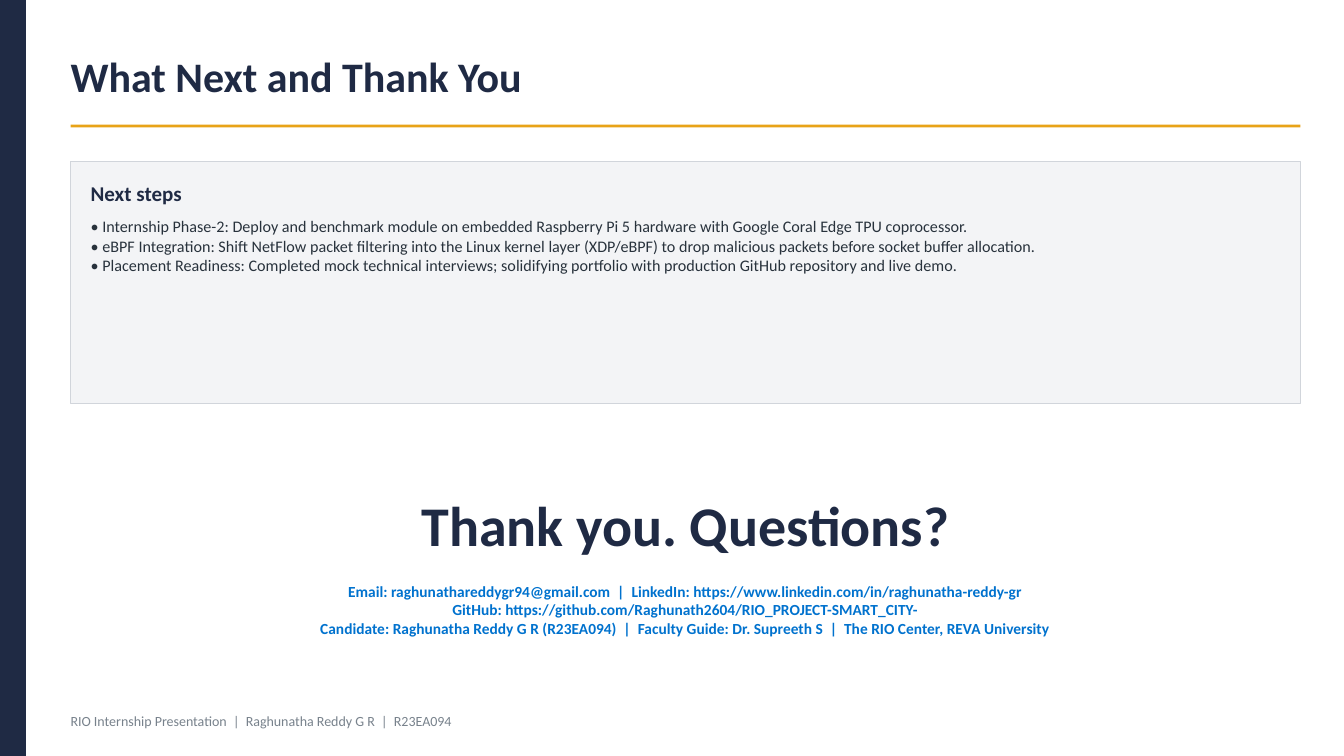
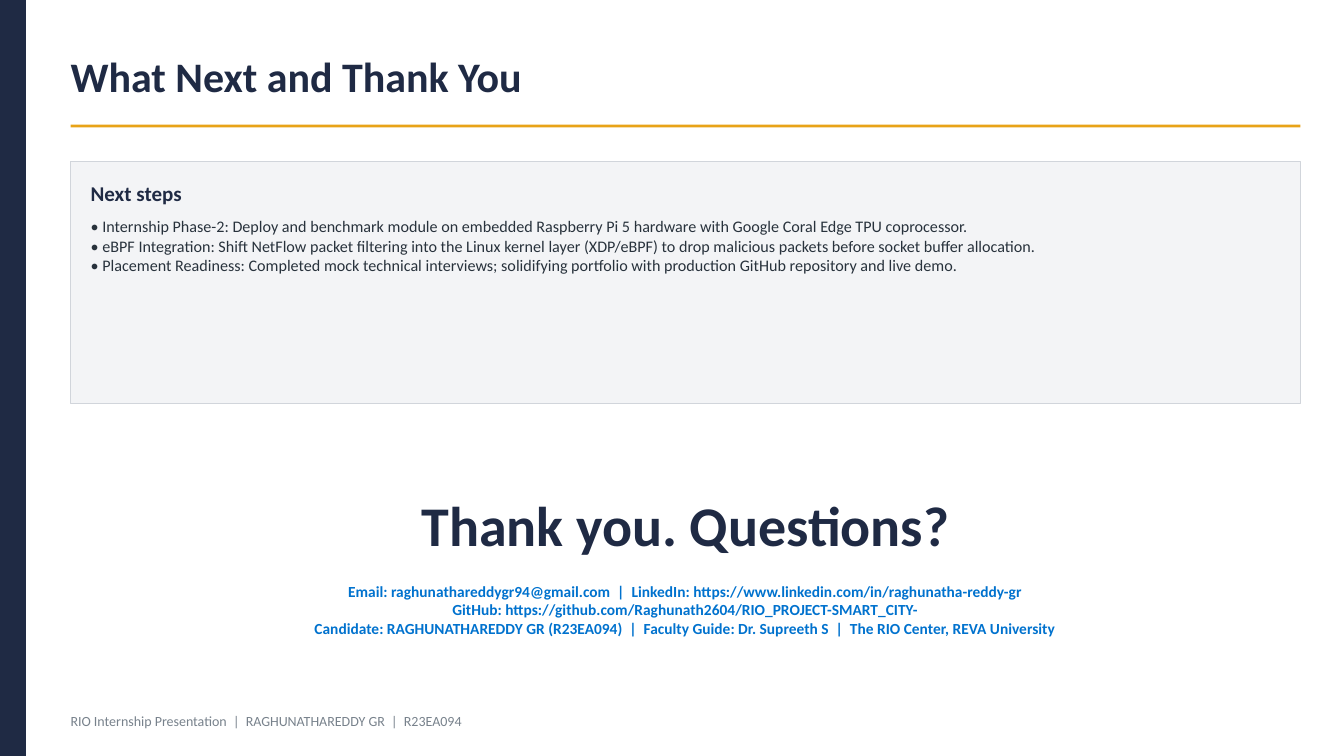
Before and after one commit to Raghunath2604/RIO_PROJECT-SMART_CITY-, a slide deck: slide 8 of docs/RIO_Internship_Presentation_R23EA094.pptx. Drawn at 1344x756 pixels with LibreOffice and Linux fonts; fonts in the diff are those of the drawing. Boxes give left, top, right and bottom in pixels: in the first picture for what was removed or moved away, otherwise in the second. Text is boxed around its words. In the diff, an @@ line names an element or a change of style, - is before the commit and + after.

Commit message:
docs: update candidate details to RAGHUNATHAREDDY GR, 7TH SEM, B.Tech CSE (AIML)

```diff
--- a/docs/RIO_Internship_Presentation_R23EA094.pptx
+++ b/docs/RIO_Internship_Presentation_R23EA094.pptx
@@ text at [314,586,1055,637]: text changed @@
-Email: raghunathareddygr94@gmail.com | LinkedIn: https://www.linkedin.com/in/raghunatha-reddy-gr
-GitHub: https://github.com/Raghunath2604/RIO_PROJECT-SMART_CITY-
-Candidate: Raghunatha Reddy G R (R23EA094) | Faculty Guide: Dr. Supreeth S | The RIO Center, REVA University
+Email: raghunathareddygr94@gmail.com | LinkedIn: https://www.linkedin.com/in/raghunatha-reddy-gr
+GitHub: https://github.com/Raghunath2604/RIO_PROJECT-SMART_CITY-
+Candidate: RAGHUNATHAREDDY GR (R23EA094) | Faculty Guide: Dr. Supreeth S | The RIO Center, REVA University
@@ text at [71,716,462,728]: text changed @@
-RIO Internship Presentation | Raghunatha Reddy G R | R23EA094
+RIO Internship Presentation | RAGHUNATHAREDDY GR | R23EA094
```
Also in this commit, not shown: 7 other slides changed, 11 other files.
